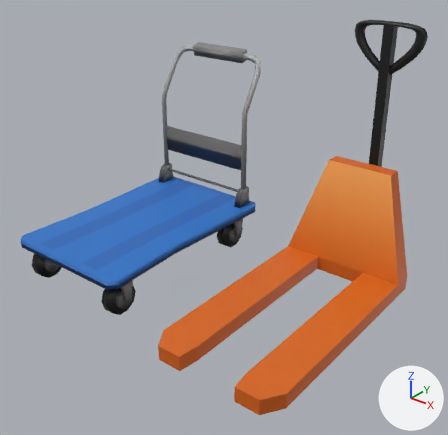
A saved change to the Blender file Assets/Models/warehouse.blend.
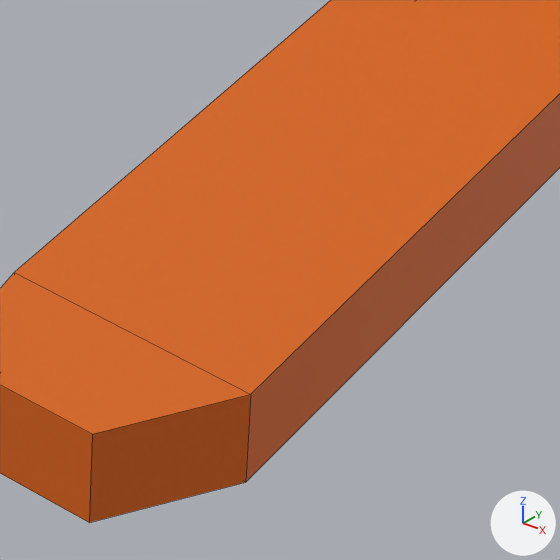
The first picture shows the older version from a 50 mm lens placed at (6.48, -5.99, 4.97), pointed at (1.61, 0.1, 1.2). The close-ups show both versions on the part from 54% to 76% of the width and 75% to 97% of the height of that picture; other places that the commit changed are outside them. Lighting does not change. The marker at lower right points along +X, +Y and +Z. The close-ups show mesh edges as thin lines.
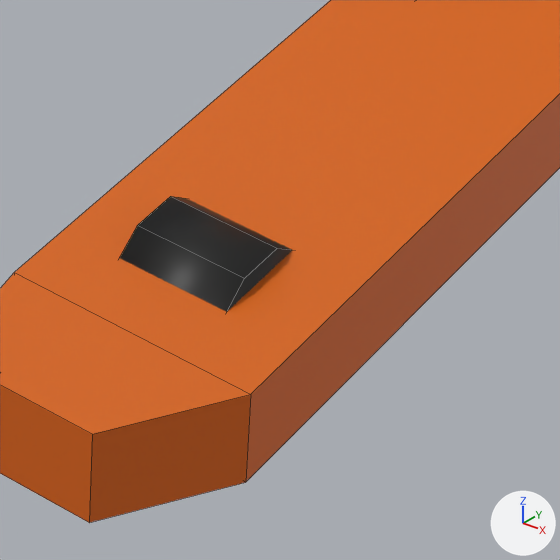
What differs and where, as boxes (x1, y1, x2, y2) in the close-ups (560 x 560 px):
part 1 of me_cube_016, added (black): after (120, 196, 292, 312)

What changed in the scene script:
```text
Change me_cube_016:
    used by ob_cube; location = (2.806, 1.455, 0.0)
    remove me_cube_016.from_pydata(...)  # 26 vertices, 22 faces; spans x 0.0..0.92, y -3.18..0.44, z 0.09..1.76
    add me_cube_016.from_pydata(...)  # 46 vertices, 34 faces; spans x 0.0..0.92, y -3.18..0.44, z 0.0..1.76
    me_cube_016 part 1: a new loose piece, a 10-sided cylinder along x spanning x 0.51..0.76, y -2.82..-2.46, z 0.0..0.35, in mat_gradient_png (picture img_gradient_png)
```
